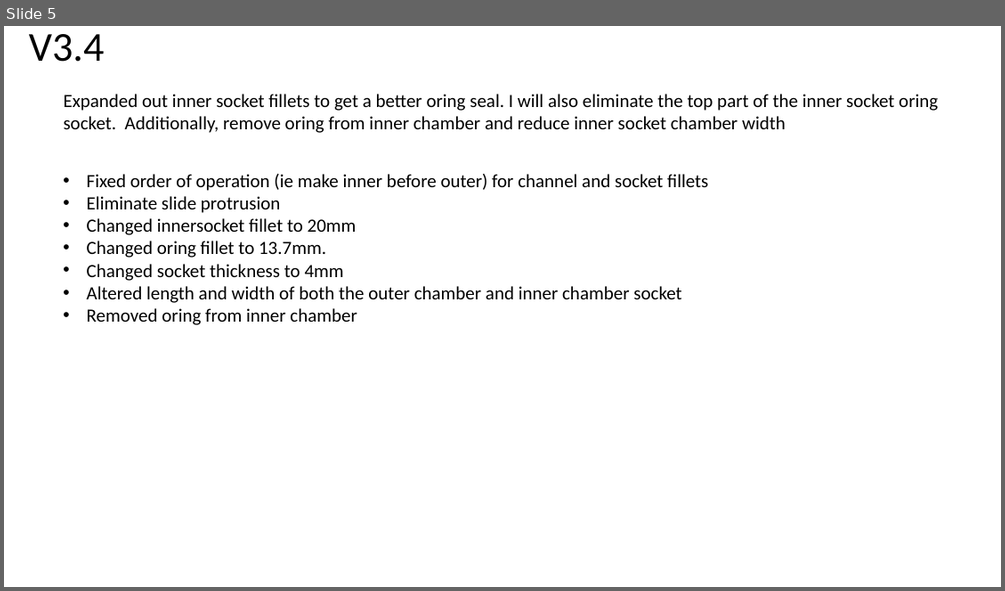
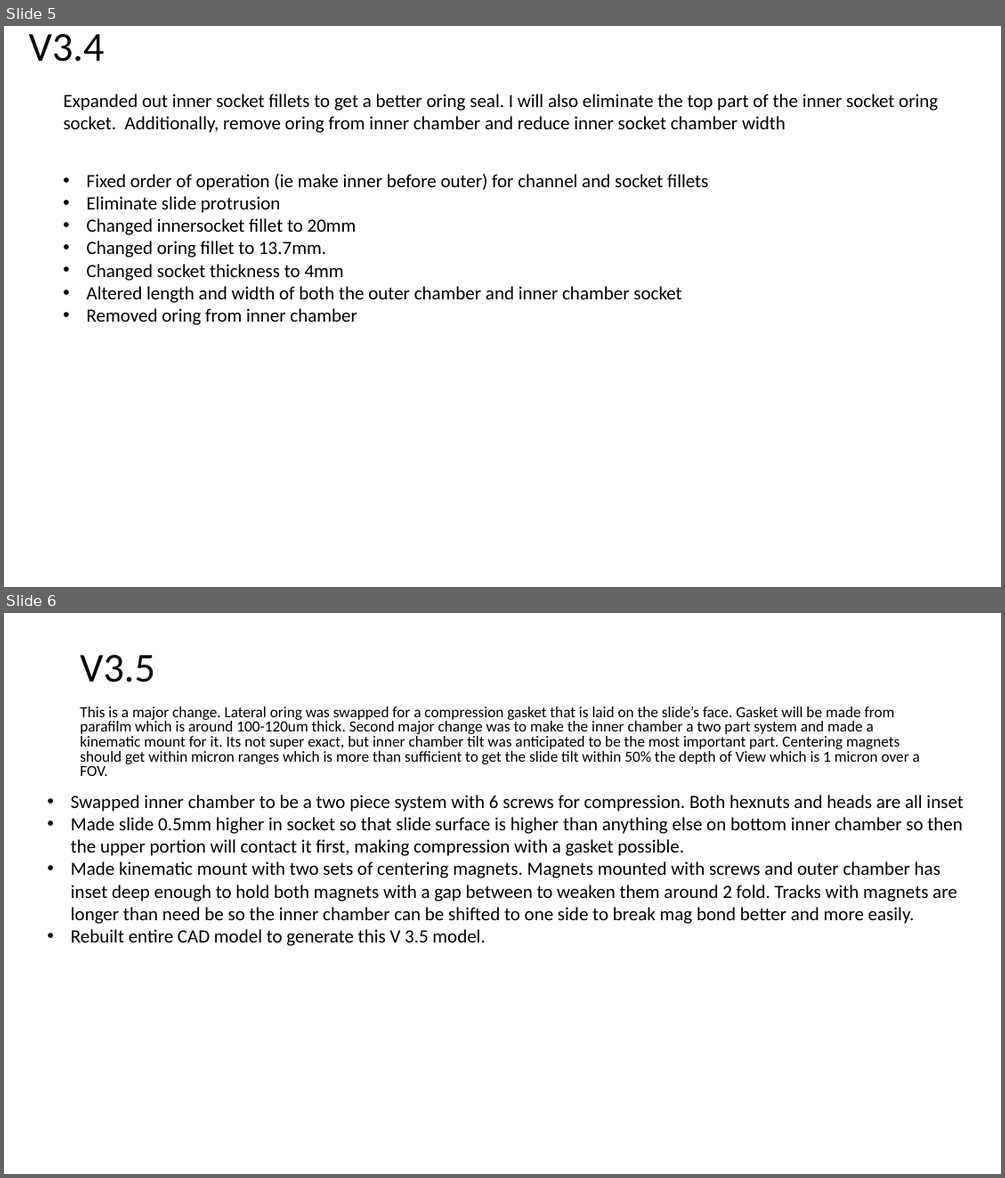
Before and after one commit to mdanderson03/SpectrePlex, a slide deck: 3D model/version logs and observations/Changelogs for Chamber for AutoCIF.pptx. Shown one above the other, each under a label of ours: slide 5 before the commit, slides 5 and 6 after it. The pictures are 1005x591 and 1005x1178 pixels, drawn with LibreOffice and Linux fonts; fonts in the diff are those of the drawing. Boxes give left, top, right and bottom in pixels: in the first picture for what was removed or moved away, otherwise in the second. Text is boxed around its words. In the diff, an @@ line names an element or a change of style, - is before the commit and + after.

Commit message:
V3.5 done
completed CAD and changelog for V 3.5 model

```diff
--- a/3D model/version logs and observations/Changelogs for Chamber for AutoCIF.pptx
+++ b/3D model/version logs and observations/Changelogs for Chamber for AutoCIF.pptx
@@ slide 6 added at [4, 613, 1001, 1174], background #FFFFFF @@
@@ title added at [80, 655, 155, 682], 39.6 pt, text #000000 @@
+V3.5
@@ text added at [80, 706, 920, 776], 14.8 pt, text #000000 @@
+This is a major change. Lateral oring was swapped for a compression gasket that is laid on the slide’s face. Gasket will be made from parafilm which is around 100-120um thick. Second major change was to make the inner chamber a two part system and made a kinematic mount for it. Its not super exact, but inner chamber tilt was anticipated to be the most important part. Centering magnets should get within micron ranges which is more than sufficient to get the slide tilt within 50% the depth of View which is 1 micron over a FOV.
@@ text added at [71, 795, 963, 946], 18 pt, text #000000 @@
+• Swapped inner chamber to be a two piece system with 6 screws for compression. Both hexnuts and heads are all inset
+• Made slide 0.5mm higher in socket so that slide surface is higher than anything else on bottom inner chamber so then the upper portion will contact it first, making compression with a gasket possible.
+• Made kinematic mount with two sets of centering magnets. Magnets mounted with screws and outer chamber has inset deep enough to hold both magnets with a gap between to weaken them around 2 fold. Tracks with magnets are longer than need be so the inner chamber can be shifted to one side to break mag bond better and more easily.
+• Rebuilt entire CAD model to generate this V 3.5 model.
```
Also in this commit, not shown: 4 other files.
